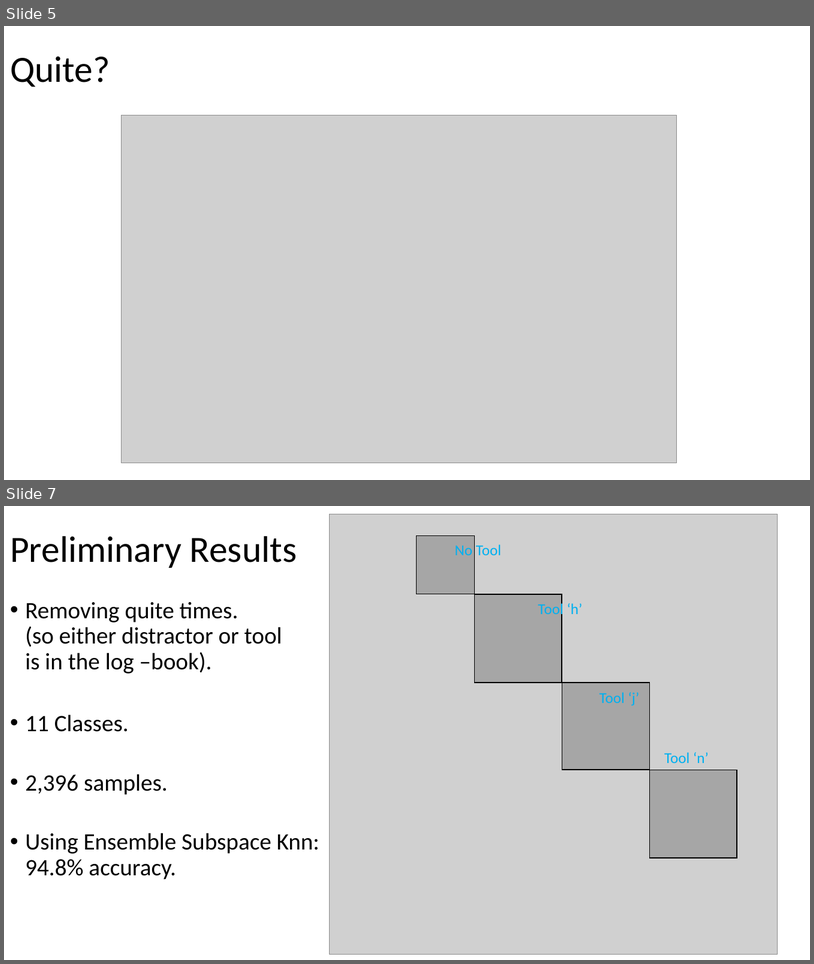
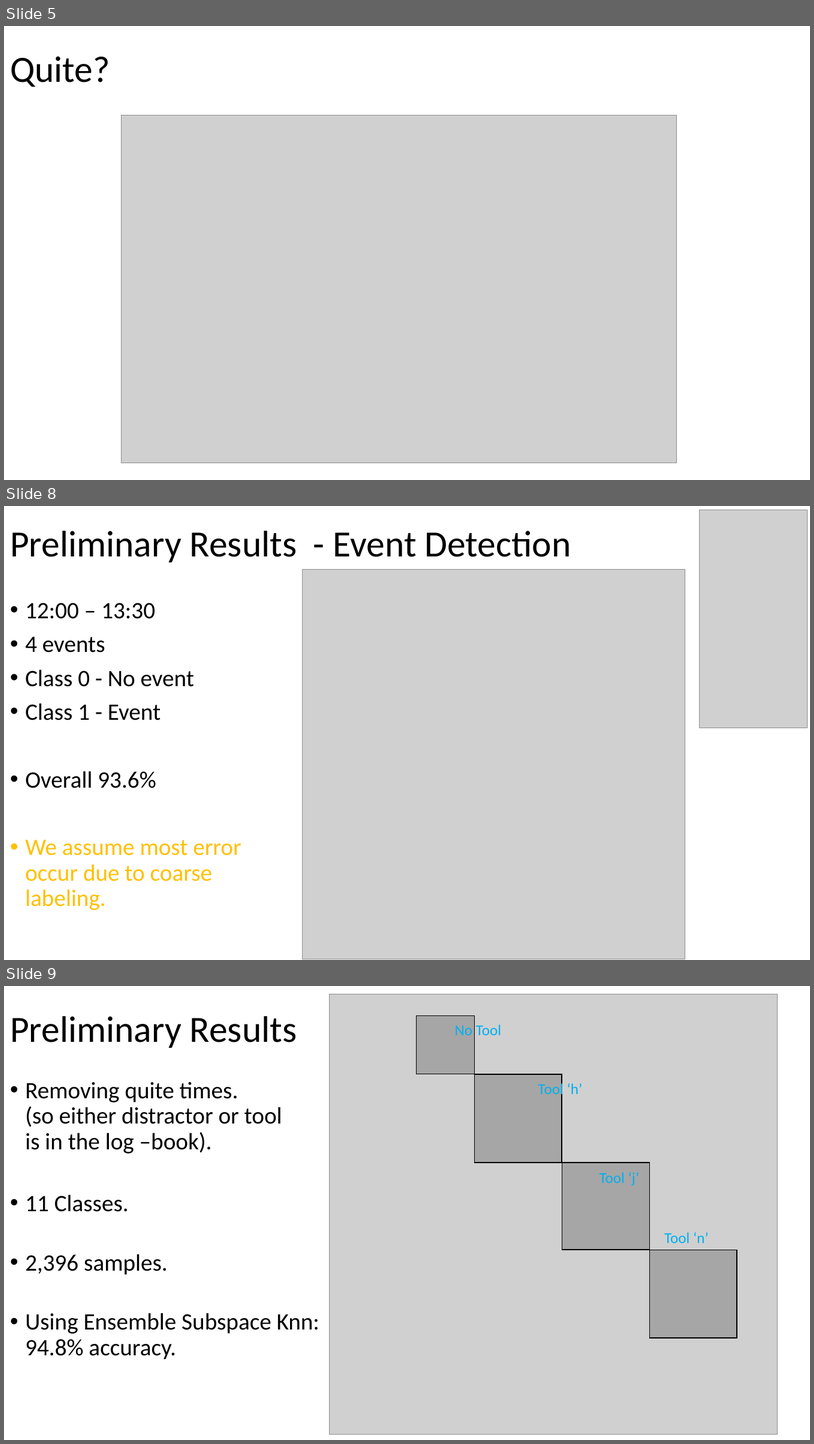
Before and after one commit to oryair/Tuktuk, a slide deck: MidPresentation.pptx. Shown one above the other, each under a label of ours: slides 5 and 7 before the commit, slides 5, 8 and 9 after it; the slides between them are not shown. The pictures are 814x964 and 814x1444 pixels, drawn with LibreOffice and Linux fonts; fonts in the diff are those of the drawing; grey boxes stand for pictures. Boxes give left, top, right and bottom in pixels: in the first picture for what was removed or moved away, otherwise in the second. Text is boxed around its words. In the diff, an @@ line names an element or a change of style, - is before the commit and + after.

```diff
--- a/MidPresentation.pptx
+++ b/MidPresentation.pptx
@@ slide 8 added at [4,506,810,960], background #FFFFFF @@
@@ picture added at [699,510,808,727] @@
@@ text added at [10,531,572,562], 44 pt, text #000000 @@
+Preliminary Results - Event Detection
@@ picture added at [303,570,686,958] @@
@@ text added at [25,603,241,910], 28 pt, text #000000 @@
+• 12:00 – 13:30
+• 4 events
+• Class 0 - No event
+• Class 1 - Event
+• Overall 93.6%
+• We assume most error occur due to coarse labeling.
@@ what was slide 7 is now slide 9 @@
```
Also in this commit, not shown: 2 slides changed, 3 other slides added, 8 other files.
